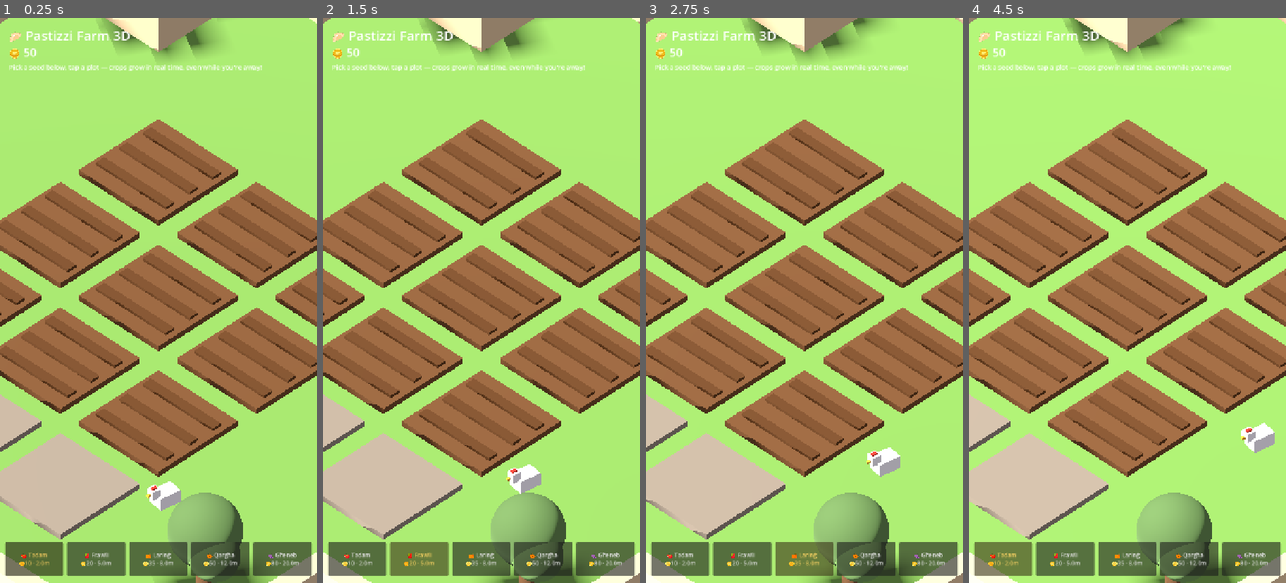
Above: before the commit, frames 1-4 (left to right).
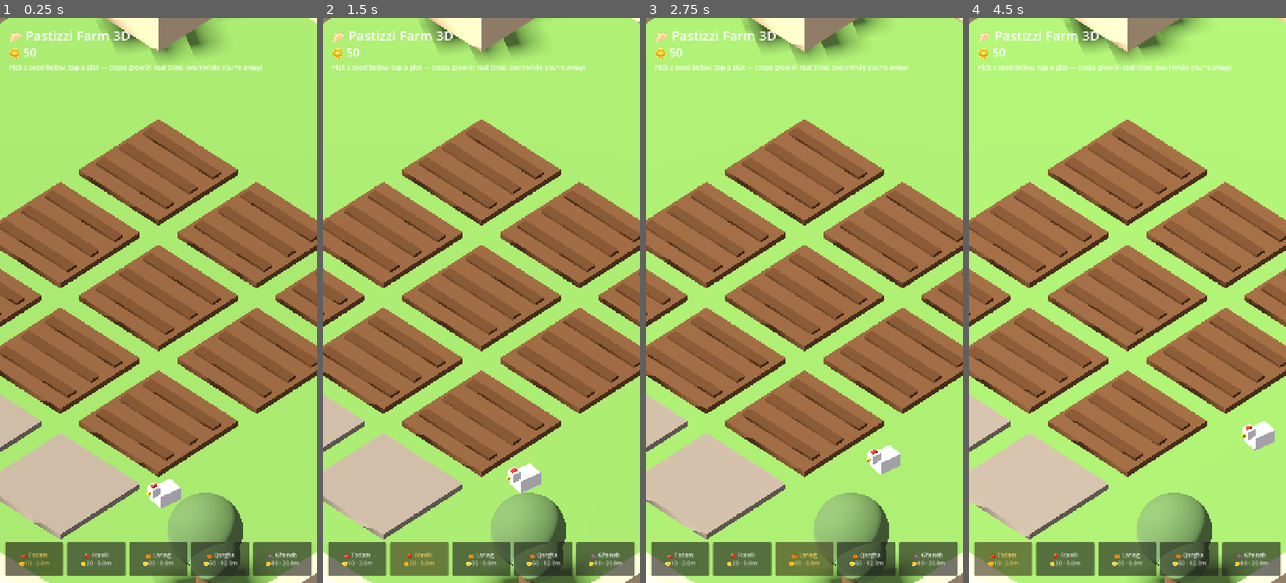
Above: after the commit, the same moments.

Repository: terencecamilleripesci/PastizziFarm3D
Game: Godot game, scene res://farm.tscn
The game is run twice, just before and just after one commit, with the same random seed, the same clock (stepped at 60 frames per second) and the same inputs.
Inputs:
- Up to frame 1 (0.25 s): no input
- Up to frame 2 (1.5 s): click "🍅 Tadam 🪙10 · 2.0m" at 0.5 s; click "🍓 Frawli 🪙20 · 5.0m" at 1.25 s
- Up to frame 3 (2.75 s): click "🍊 Larinġ 🪙35 · 8.0m" at 2 s
- Up to frame 4 (4.5 s): click "🎃 Qargħa 🪙50 · 12.0m" at 2.75 s; click "🍇 Għeneb 🪙80 · 20.0m" at 3.5 s; click "🍅 Tadam 🪙10 · 2.0m" at 4.25 s

The runs differ from the first frame. In frame 1, 0.2% of the frame differs, in the area x 46-58%, y 81-88%; in frame 2, less than 0.1%; in frame 3, 0.1%; in frame 4, 0.2%, in the area x 85-97%, y 71-77%.

Commit message:
v0.5 gamer polish: harvest/plant/collect particle bursts, floating +coin 3D text, gold '!' markers over ready crops, chicken & goat walk-bob, drifting clouds; FIX: corrupt/old saves can't crash crop loading
Co-Authored-By: Claude Fable 5 <noreply@anthropic.com>
Claude-Session: https://claude.ai/code/session_01Q55X5n8LA6xgNosSpJws7r

Diff:
--- a/source/farm.gd
+++ b/source/farm.gd
@@ -25,6 +25,7 @@
 var milk_timer := 0.0
 var milks: Array = []
 var ext := 0                          # extra land bought (0..3)
+var clouds: Array = []
 var plots: Array = []                 # { body, crop(int idx|-1), node, stem, fruits, planted(unix) }
 var cam: Camera3D
 var sun: DirectionalLight3D
@@ -107,6 +108,14 @@
 	# prickly pears
 	for i in range(3):
 		_box(Vector3(0.8, 1.1, 0.4), Vector3(5.0 + i * 2.2, 0.55, -11.8), Color(0.35, 0.55, 0.25))
+	# drifting clouds
+	for i in range(3):
+		var cl := Node3D.new()
+		add_child(cl)
+		_sphere(1.4, Vector3(0, 0, 0), Color(1, 1, 1, 1), cl).scale = Vector3(1.6, 0.55, 1)
+		_sphere(1.0, Vector3(1.4, 0.15, 0.2), Color(1, 1, 1, 1), cl).scale = Vector3(1.3, 0.5, 1)
+		cl.position = Vector3(randf_range(-16, 16), 9.0 + i * 1.2, -6 - i * 4)
+		clouds.append(cl)
 
 const EXT_COSTS := [150, 300, 600]
 func _build_plots() -> void:
@@ -204,6 +213,31 @@
 func _update_coins() -> void:
 	coins_label.text = "🪙 %d" % coins
 
+# ---------- juice: bursts + floating text ----------
+func _burst(pos: Vector3, color: Color, n: int = 6) -> void:
+	for i in range(n):
+		var m := _sphere(0.11, pos + Vector3(0, 0.4, 0), color)
+		var tw := create_tween()
+		tw.set_parallel(true)
+		tw.tween_property(m, "position", pos + Vector3(randf_range(-1.1, 1.1), randf_range(0.9, 1.8), randf_range(-1.1, 1.1)), 0.55)
+		tw.tween_property(m, "scale", Vector3.ZERO, 0.55)
+		tw.chain().tween_callback(m.queue_free)
+
+func _float_text(pos: Vector3, txt: String, col: Color) -> void:
+	var l := Label3D.new()
+	l.text = txt
+	l.font_size = 72
+	l.modulate = col
+	l.outline_size = 14
+	l.billboard = BaseMaterial3D.BILLBOARD_ENABLED
+	l.position = pos + Vector3(0, 1.4, 0)
+	add_child(l)
+	var tw := create_tween()
+	tw.set_parallel(true)
+	tw.tween_property(l, "position", l.position + Vector3(0, 1.3, 0), 0.9)
+	tw.tween_property(l, "modulate:a", 0.0, 0.9)
+	tw.chain().tween_callback(l.queue_free)
+
 # ---------- save / load (survives closing the game) ----------
 func _save() -> void:
 	var d := { "coins": coins, "ext": ext, "plots": [] }
@@ -229,8 +263,9 @@
 	var saved: Array = d.get("plots", [])
 	for i in range(min(saved.size(), plots.size())):
 		var s: Dictionary = saved[i]
-		if int(s.get("crop", -1)) >= 0:
-			_spawn_crop(i, int(s.crop), float(s.planted))
+		var ci := int(s.get("crop", -1))
+		if ci >= 0 and ci < CROPS.size():
+			_spawn_crop(i, ci, float(s.planted))
 	_update_coins()
 
 # ---------- crops ----------
@@ -259,6 +294,8 @@
 		return
 	coins -= crop.seed
 	_update_coins()
+	_burst(plots[i].body.position, Color(0.5, 0.35, 0.2), 5)
+	_float_text(plots[i].body.position, "-%d" % crop.seed, Color(1, 0.85, 0.4))
 	_spawn_crop(i, sel_crop, Time.get_unix_time_from_system())
 	hint_label.text = "%s planted — ready in %s min!" % [crop.name, str(crop.mins)]
 	_save()
@@ -268,6 +305,11 @@
 	var crop: Dictionary = CROPS[p.crop]
 	coins += crop.pay
 	_update_coins()
+	_burst(p.body.position, crop.color, 8)
+	_float_text(p.body.position, "+%d 🪙" % crop.pay, Color(1, 0.9, 0.35))
+	if p.get("mark") and is_instance_valid(p.mark):
+		p.mark.queue_free()
+	p.mark = null
 	hint_label.text = "Harvested %s — +%d coins!" % [crop.name, crop.pay]
 	p.node.queue_free()
 	p.node = null
@@ -345,6 +387,8 @@
 	if hit.collider.has_meta("milk"):
 		coins += 15
 		_update_coins()
+		_burst(hit.collider.position, Color(0.92, 0.94, 0.97), 5)
+		_float_text(hit.collider.position, "+15 🪙", Color(1, 0.9, 0.35))
 		milks.erase(hit.collider)
 		hit.collider.queue_free()
 		hint_label.text = "🥛 +15 coins!"
@@ -353,6 +397,8 @@
 	if hit.collider.has_meta("egg"):
 		coins += 8
 		_update_coins()
+		_burst(hit.collider.position, Color(0.98, 0.95, 0.85), 5)
+		_float_text(hit.collider.position, "+8 🪙", Color(1, 0.9, 0.35))
 		eggs.erase(hit.collider)
 		hit.collider.queue_free()
 		hint_label.text = "🥚 +8 coins!"
@@ -402,6 +448,7 @@
 	else:
 		var dir := (chick_target - chicken.position).normalized()
 		chicken.position += dir * delta * 1.1
+		chicken.position.y = abs(sin(Time.get_ticks_msec() / 90.0)) * 0.09
 		chicken.look_at(chicken.position + dir)
 	egg_timer += delta
 	if egg_timer >= 45.0 and eggs.size() < 3:
@@ -439,6 +486,7 @@
 	else:
 		var dir := (goat_target - goat.position).normalized()
 		goat.position += dir * delta * 0.8
+		goat.position.y = abs(sin(Time.get_ticks_msec() / 130.0)) * 0.06
 		goat.look_at(goat.position + dir)
 	milk_timer += delta
 	if milk_timer >= 75.0 and milks.size() < 2:
@@ -470,8 +518,24 @@
 				var bob := 1.0 + sin(Time.get_ticks_msec() / 200.0) * 0.08
 				for fr in p.fruits:
 					fr.scale = Vector3(bob, bob, bob)
+				if not p.get("mark"):
+					var l := Label3D.new()
+					l.text = "!"
+					l.font_size = 120
+					l.modulate = Color(1, 0.85, 0.25)
+					l.outline_size = 20
+					l.billboard = BaseMaterial3D.BILLBOARD_ENABLED
+					l.position = p.body.position + Vector3(0, 2.2, 0)
+					add_child(l)
+					p.mark = l
+				elif is_instance_valid(p.mark):
+					p.mark.position.y = p.body.position.y + 2.2 + sin(Time.get_ticks_msec() / 250.0) * 0.15
 	_chicken_process(delta)
 	_goat_process(delta)
+	for cl in clouds:
+		cl.position.x += delta * 0.45
+		if cl.position.x > 22:
+			cl.position.x = -22
 	# gentle day/night cycle
 	day_t += delta
 	var a := day_t * TAU / DAY_SECONDS
Not shown, changed: index.html
Not shown, changed: index.pck
